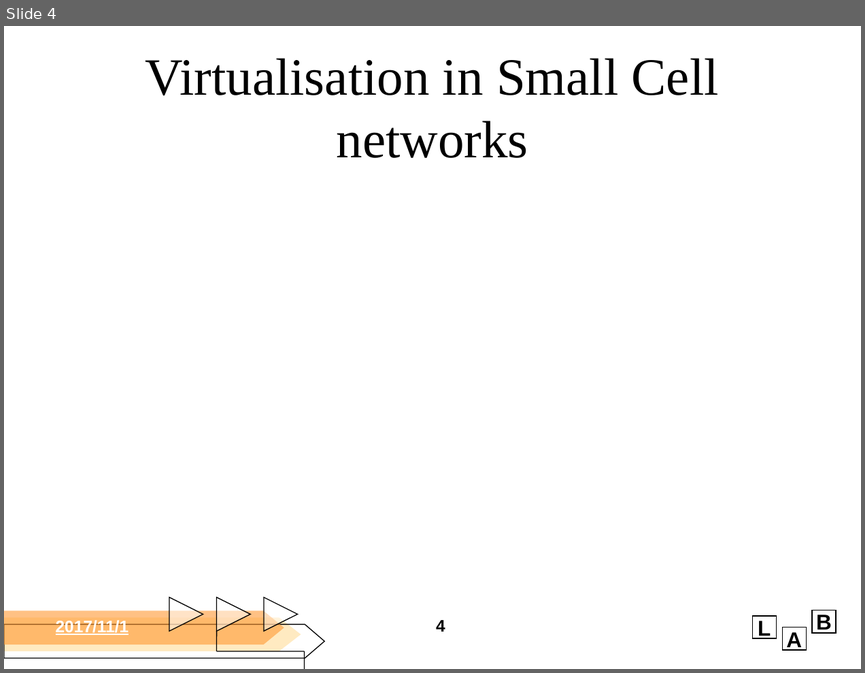
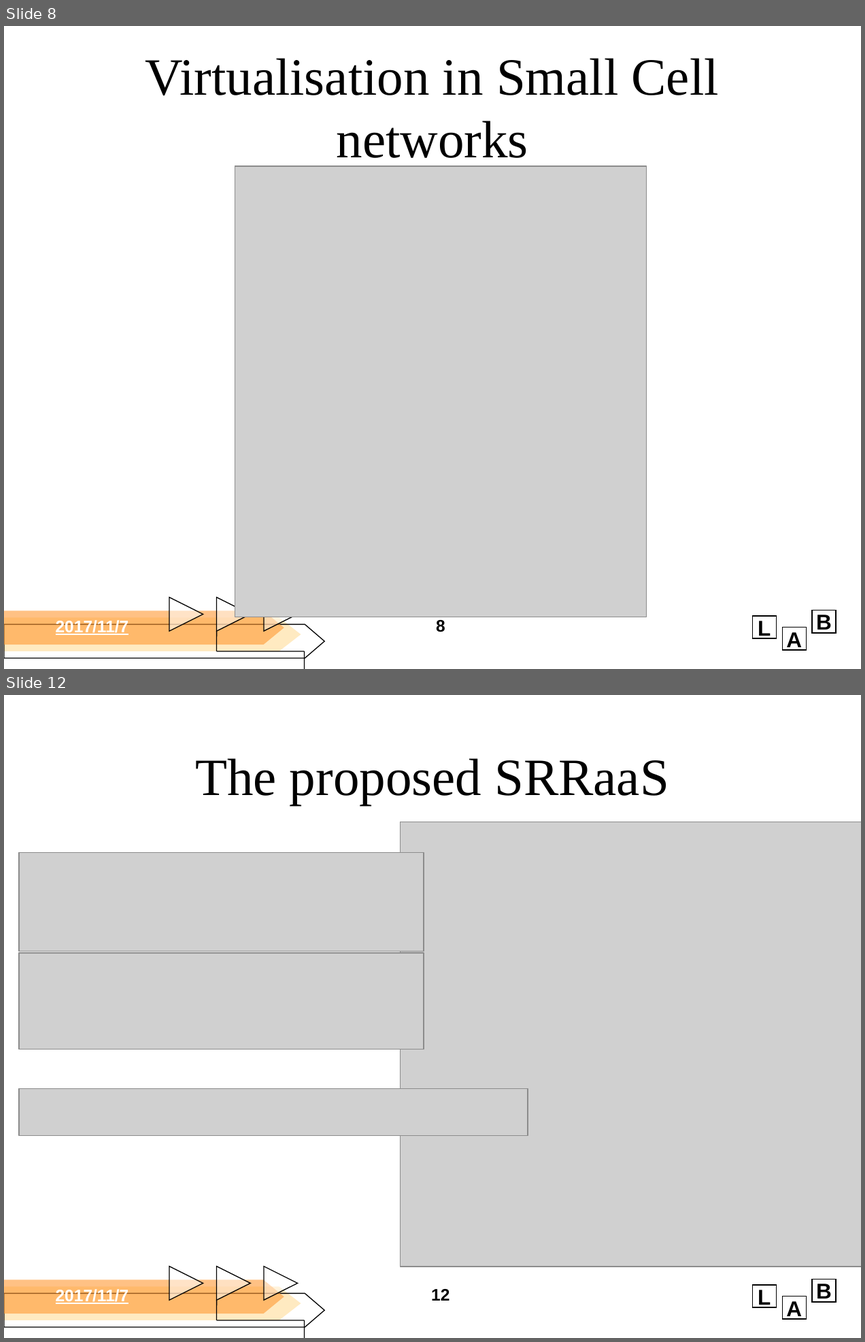
Before and after one commit to d26000523/ciis, a slide deck: homework/1109.pptx. Shown one above the other, each under a label of ours: slide 4 before the commit, slides 8 and 12 after it; the slides between them are not shown. The pictures are 865x673 and 865x1342 pixels, drawn with LibreOffice and Linux fonts; fonts in the diff are those of the drawing; grey boxes stand for pictures; background and template pictures are left out. Boxes give left, top, right and bottom in pixels: in the first picture for what was removed or moved away, otherwise in the second. Text is boxed around its words. In the diff, an @@ line names an element or a change of style, - is before the commit and + after.

```diff
--- a/homework/1109.pptx
+++ b/homework/1109.pptx
@@ slide 12 added at bbox=[4, 695, 861, 1338], background picture (left out); not listed: 12 template elements that a slide beside it also shows @@
@@ title added at bbox=[195, 758, 669, 805], 44 pt, text #000000 @@
+The proposed SRRaaS
@@ picture added at bbox=[400, 821, 861, 1266] @@
@@ picture added at bbox=[18, 853, 423, 951] @@
@@ picture added at bbox=[18, 953, 423, 1050] @@
@@ picture added at bbox=[18, 1088, 528, 1136] @@
@@ text added at bbox=[56, 1289, 129, 1304], 14 pt, text #FFFFFF, bold, underline @@
+2017/11/7
@@ page number added at bbox=[431, 1289, 449, 1300], 14 pt, text #000000, bold @@
+12
@@ what was slide 4 is now slide 8 @@
@@ slide 8 changed as well @@
@@ picture added at bbox=[235, 167, 646, 617] @@
@@ text at bbox=[56, 620, 129, 635]: text changed @@
-2017/11/1
+2017/11/7
@@ page number at bbox=[436, 620, 445, 632]: text changed @@
-4
+8
```
Also in this commit, not shown: 3 other slides changed, 15 other slides added.
